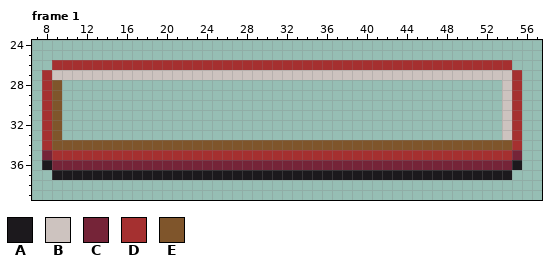
A pixel-art file gets an edit: graphics_raw/title_menu_select.aseprite. Above: the version before the commit.
64x64 pixels, 6 frames. Shown: frame 1: x 7..57, y 24..39. The commit also changed other frames, which this record leaves out.
Palette (. is transparent): A #1c191d  B #cdc3bf  C #752438  D #a53030  E #7f552b
The result:
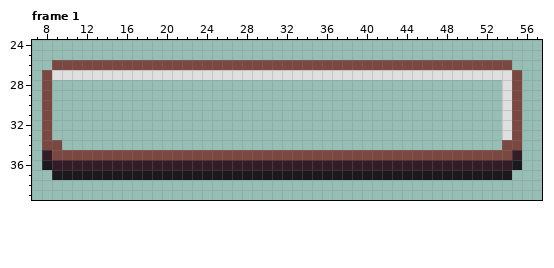
Commit: improve and add sub menu to title screen
The edit:
@@ palette @@
-B #cdc3bf
+B #dfdfdf
-C #752438
+C #341c27
-D #a53030
+D #7a4841
--- frame 1, layer "UI/menu hovered"
@@ x 7..57 @@
 27 .DBBBBBBBBBBBBBBBBBBBBBBBBBBBBBBBBBBBBBBBBBBBBBBD..
-28 .DE............................................BD..
-29 .DE............................................BD..
-30 .DE............................................BD..
-31 .DE............................................BD..
-32 .DE............................................BD..
-33 .DE............................................BD..
-34 .DEEEEEEEEEEEEEEEEEEEEEEEEEEEEEEEEEEEEEEEEEEEEEED..
+28 .D.............................................BD..
+29 .D.............................................BD..
+30 .D.............................................BD..
+31 .D.............................................BD..
+32 .D.............................................BD..
+33 .D.............................................BD..
+34 .DD............................................DD..
 35 .CDDDDDDDDDDDDDDDDDDDDDDDDDDDDDDDDDDDDDDDDDDDDDDC..
Where, in picture pixels (left, top, right, bottom), the same in both pictures:
changed: (42, 60, 522, 170)
